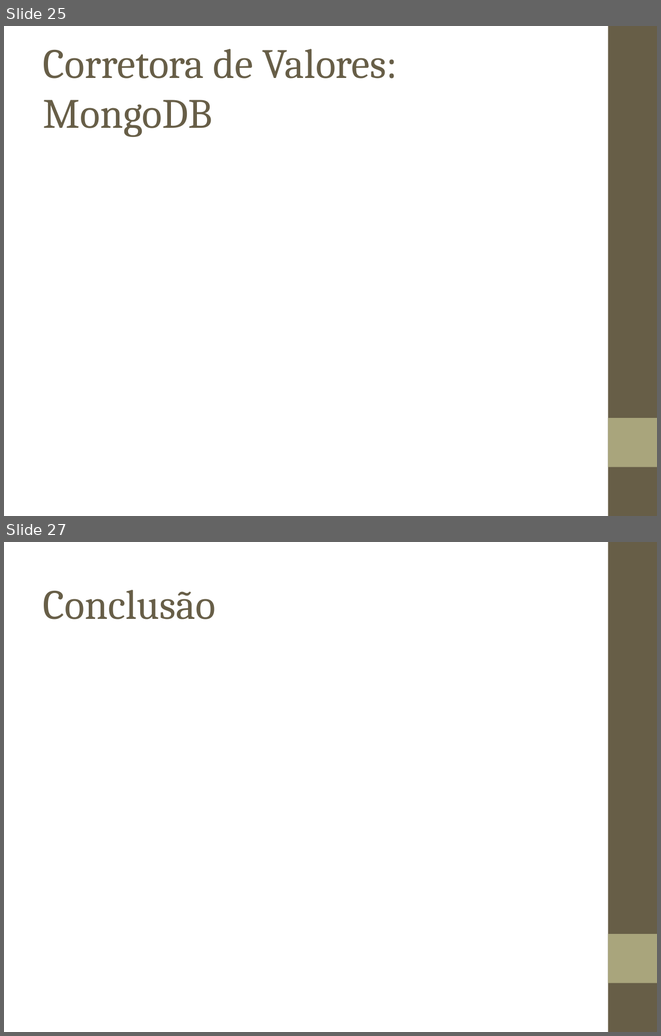
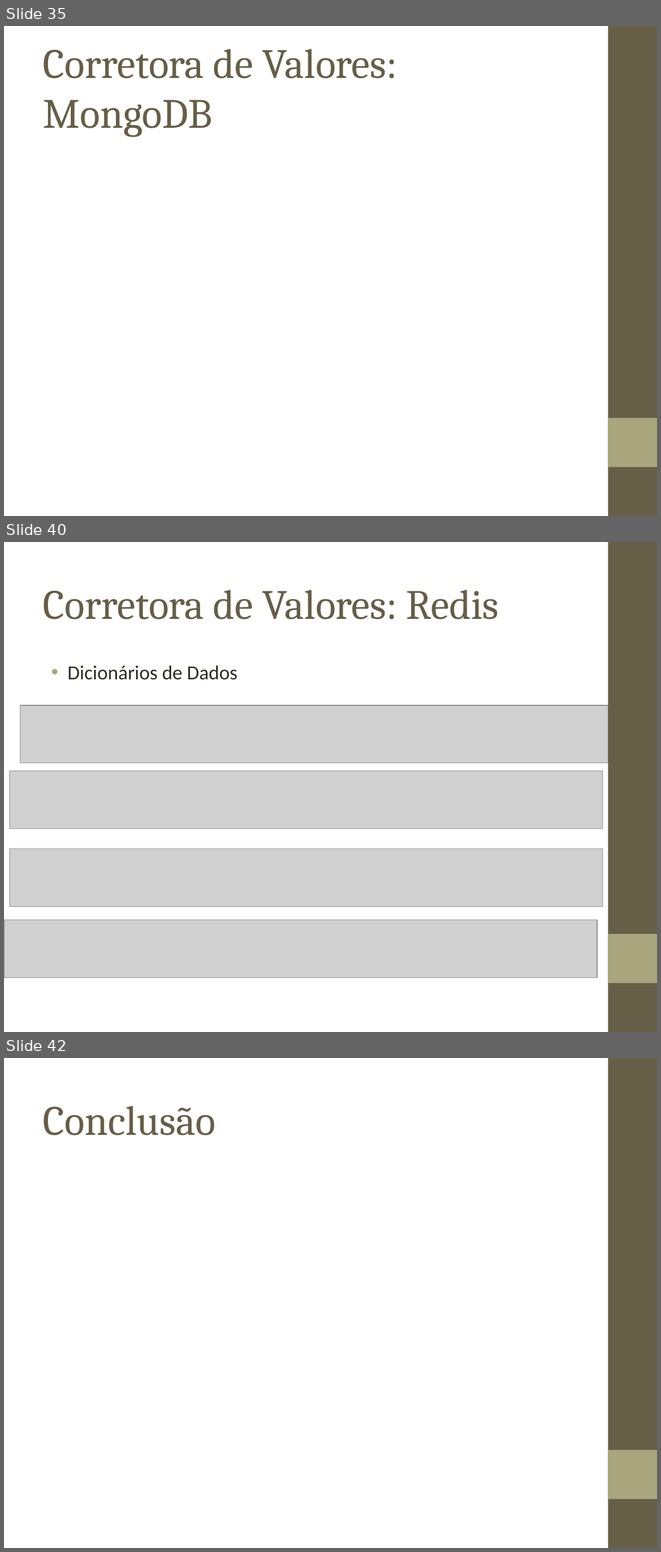
Before and after one commit to biacpaixao/Projeto_Final, a slide deck: apresentacao_projeto_final.ppt. Shown one above the other, each under a label of ours: slides 25 and 27 before the commit, slides 35, 40 and 42 after it; the slides between them are not shown. The pictures are 661x1036 and 661x1552 pixels, drawn with LibreOffice and Linux fonts; fonts in the diff are those of the drawing; grey boxes stand for pictures; background and template pictures are left out. Boxes give left, top, right and bottom in pixels: in the first picture for what was removed or moved away, otherwise in the second. Text is boxed around its words. In the diff, an @@ line names an element or a change of style, - is before the commit and + after.

```diff
--- a/apresentacao_projeto_final.ppt
+++ b/apresentacao_projeto_final.ppt
@@ slide 40 added at <box>4,542,657,1032</box>, background picture (left out); not listed: 2 template elements that a slide beside it also shows @@
@@ title added at <box>43,590,499,619</box>, 46 pt, text #675E47 @@
+Corretora de Valores: Redis
@@ text added at <box>68,665,237,680</box>, 22 pt, text #2F2B20 @@
+• Dicionários de Dados
@@ picture added at <box>20,705,608,762</box> @@
@@ picture added at <box>9,770,602,829</box> @@
@@ picture added at <box>9,849,602,907</box> @@
@@ picture added at <box>4,919,597,978</box> @@
@@ what was slide 25 is now slide 35 @@
@@ what was slide 27 is now slide 42 @@
```
Also in this commit, not shown: 4 slides changed, 17 other slides added, 3 slides removed, 1 other file.
